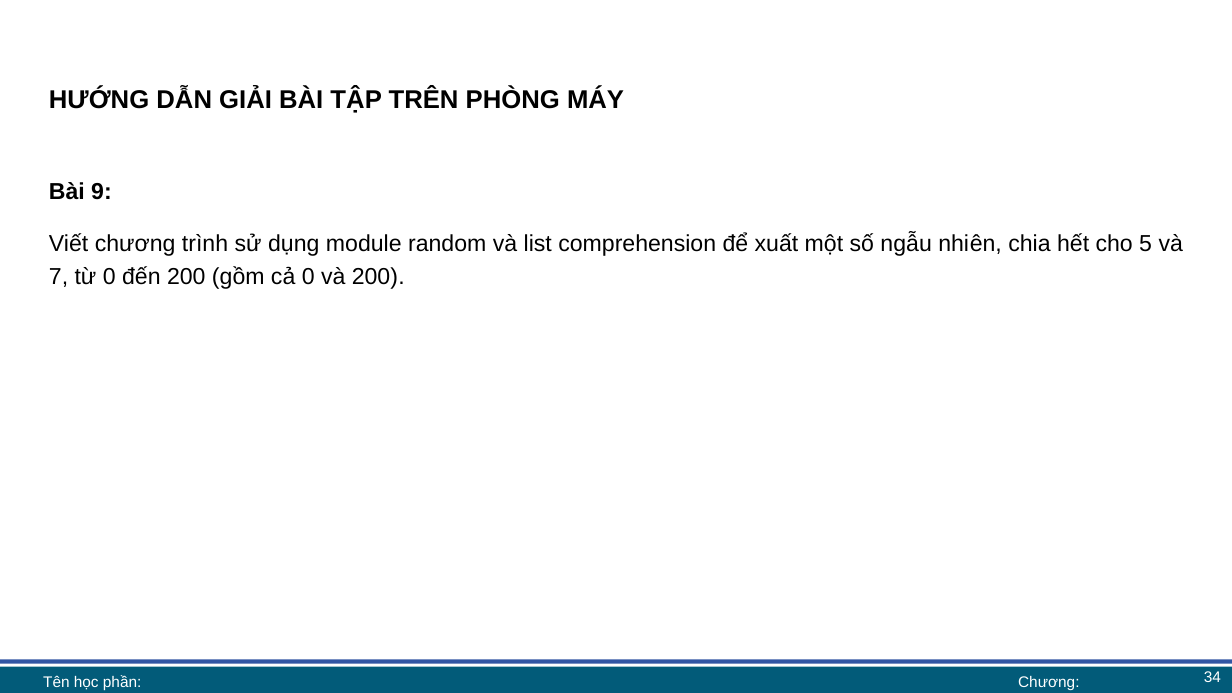
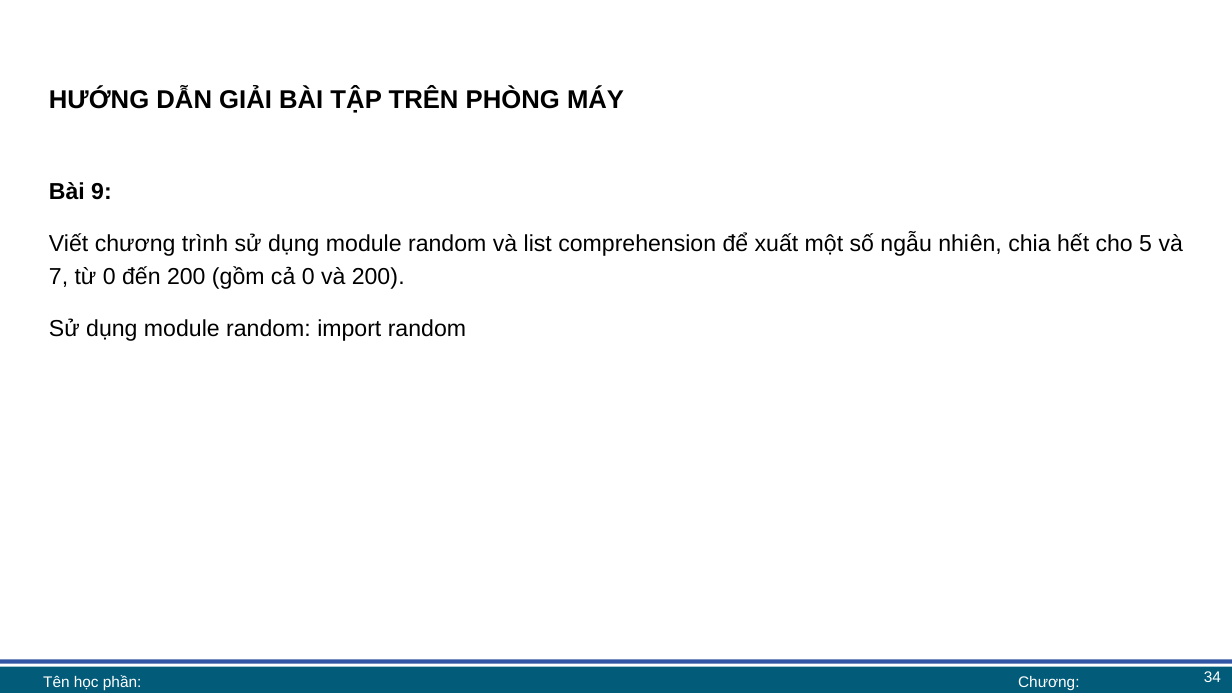
Before and after one commit to lhaaaaa/17A2-Ca-chieu, a slide deck: slide 34 of Lab 6 + 7/Lab 6 bài giảng.pptx. Drawn at 1232x693 pixels with LibreOffice and Linux fonts; fonts in the diff are those of the drawing; background and template pictures are left out. Boxes give left, top, right and bottom in pixels: in the first picture for what was removed or moved away, otherwise in the second. Text is boxed around its words. In the diff, an @@ line names an element or a change of style, - is before the commit and + after.

```diff
--- a/Lab 6 + 7/Lab 6 bài giảng.pptx
+++ b/Lab 6 + 7/Lab 6 bài giảng.pptx
@@ text at (49,318,466,341): paragraph added @@
+Sử dụng module random: import random
```
Also in this commit, not shown: 12 other slides changed, 3 other files.
